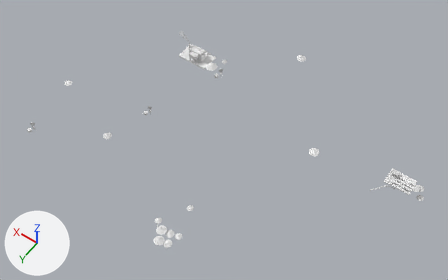
The FBX model Assets/Art/KayseriIsland/Models/Gold/Phase2/Theme_P2.fbx: old version first, new version second.
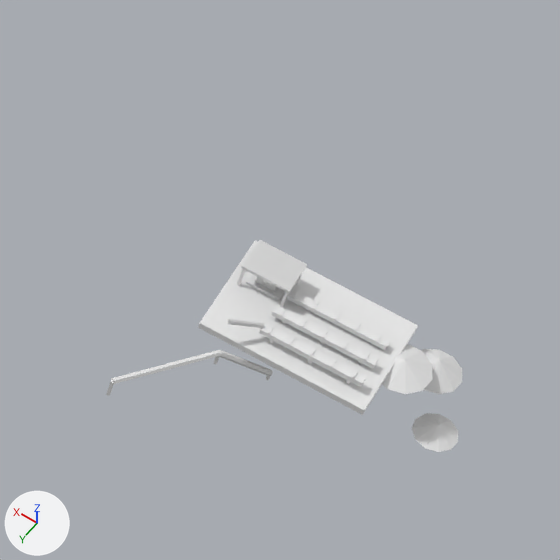
The first picture shows the older version from a camera (50 mm lens) standing at (-261.0, 308.0, 497.0) and looking at (-40.0, -2.0, 11.0). The close-ups show the older and then the newer version on the part from 79% to 98% of the width and 47% to 78% of the height of that picture. Only the edits that show in the close-ups are written down. The lights are fixed; the arrows at lower left show +X, +Y and +Z.

The older version as bpy lines, for what is in view:
```python
ob_theme_bullioncage = bpy.data.objects.new('Theme.BullionCage', me_theme_bullioncage_001)
ob_theme_bullioncage.location = (0.0, 0.0, 0.0)
ob_theme_flume = bpy.data.objects.new('Theme.Flume', me_theme_flume_001)
ob_theme_flume.location = (0.0, 0.0, 0.0)
ob_theme_sluices = bpy.data.objects.new('Theme.Sluices', me_theme_sluices_001)
ob_theme_sluices.location = (0.0, 0.0, 0.0)
ob_theme_tailings = bpy.data.objects.new('Theme.Tailings', me_theme_tailings_001)
ob_theme_tailings.location = (0.0, 0.0, 0.0)
```
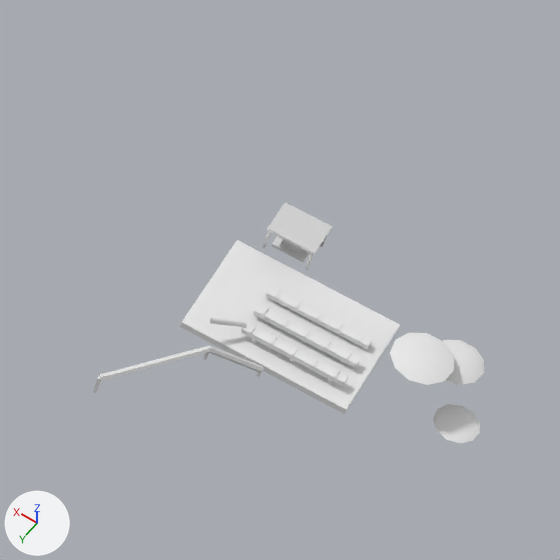
What differs and where, as boxes (x1, y1, x2, y2) in the close-ups (560 x 560 px):
'Theme.Sluices', moved
    before: (198, 241, 418, 415)
    after: (180, 240, 400, 414)
'Theme.Tailings', moved
    before: (382, 344, 462, 452)
    after: (390, 332, 484, 443)
'Theme.BullionCage', moved
    before: (237, 240, 307, 307)
    after: (262, 202, 332, 270)
'Theme.Flume', moved
    before: (106, 350, 273, 396)
    after: (93, 346, 264, 393)

The change in detail:
Object 'Theme.Tailings' (ob_theme_tailings) moves from (0.0, 0.0, 0.0) to (-2.2, 0.0, 4.3).
Object 'Theme.Sluices' (ob_theme_sluices) moves from (0.0, 0.0, 0.0) to (2.2, 1.4, 0.0).
Object 'Theme.Flume' (ob_theme_flume) moves from (0.0, 0.0, 0.0) to (0.0, 8.4, 11.2).
Object 'Theme.BullionCage' (ob_theme_bullioncage) moves from (0.0, 0.0, 0.0) to (0.0, -8.3, 0.0).
